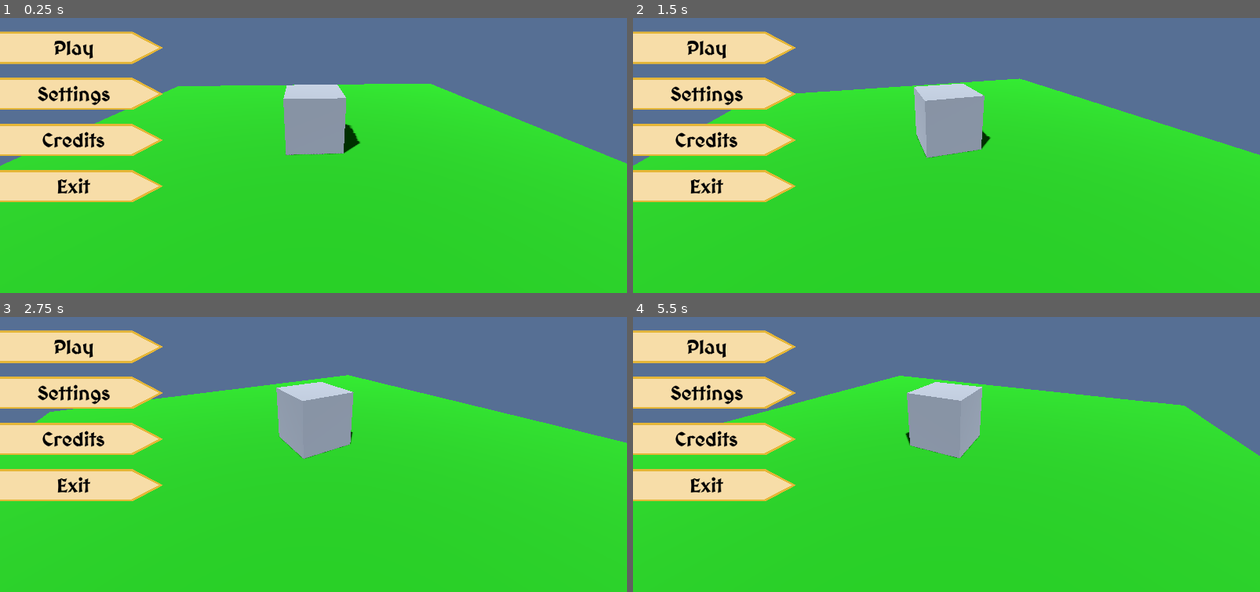
Above: before the commit, frames 1-4 (two rows, left to right).
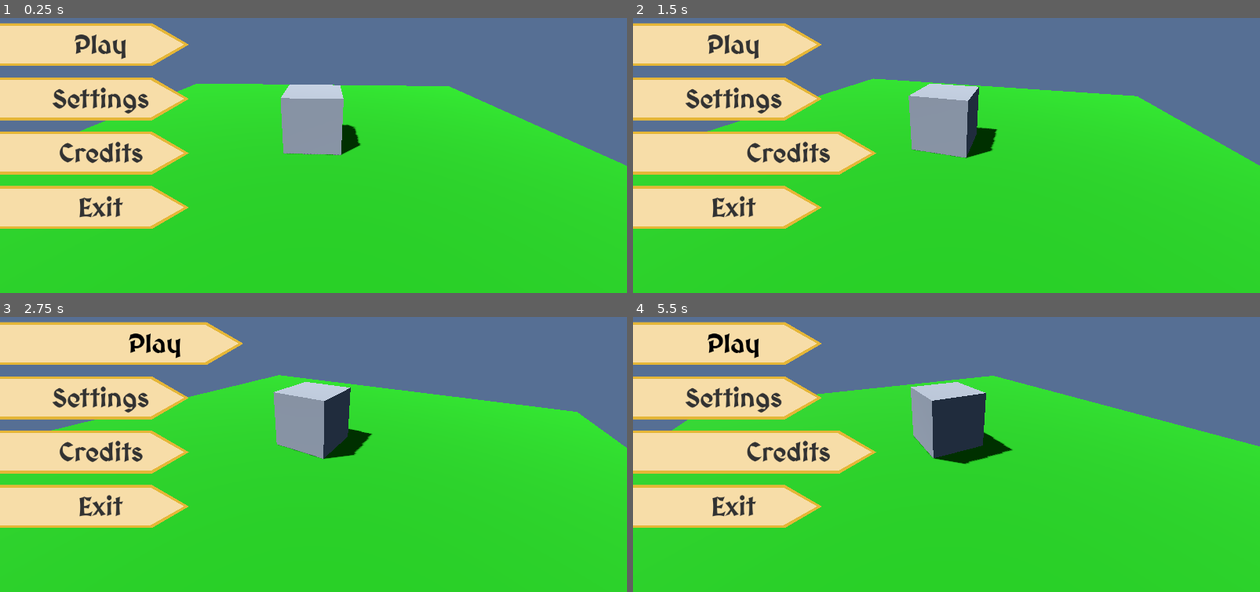
Above: after the commit, the same moments.

Repository: EvelynMoore/UITechArt
Game: Godot game, scene res://MainMenuScene.tscn
Two runs of this game, one before a commit and one after it. Both use one fixed random seed, a clock stepped at 60 frames per second and the inputs below.
Inputs (mouse positions are in pixels of both pictures, inside the frame that each line leads up to):
- Up to frame 1 (0.25 s): no input
- Up to frame 2 (1.5 s): click "Settings" at 0.5 s; click "Credits" at 1.25 s
- Up to frame 3 (2.75 s): click "Play" at 2 s
- Up to frame 4 (5.5 s): click "Play" at 2.75 s; click "Play" at 3.5 s; move the mouse to (1084, 399) at 4.27 s; move the mouse to (821, 432) at 5.02 s

The runs differ from the first frame. In frame 1, 13% of the frame differs, in the area x 0-100%, y 1-77%; in frame 2, 17%; in frame 3, 17%; in frame 4, 18%.
Error before the commit: Parse Error: Could not find type "SceneTreeTween" in the current scope. (res://ButtonMouseOverTween.gd:4)

Commit message:
added tweening to godot buttons
next step is the tweened intro in godot

Diff:
--- a/Godot Project/ui-tech-art/ButtonMouseOverTween.gd
+++ b/Godot Project/ui-tech-art/ButtonMouseOverTween.gd
@@ -1,18 +1,24 @@
 extends Button
 
-@onready var original_position := position
-var tween: SceneTreeTween
+@export var distanceToMove: float = 20.0;
+@export var duration: float = 0.1;
+var original_position: Vector2
+var tween
+
+func _ready():
+	original_position = position
+	print(original_position)
 
 func _on_mouse_entered():
-	if tween: tween.kill()  # Cancel any running tweens
+	if tween: tween.kill()
 	tween = get_tree().create_tween()
-	tween.tween_property(self, "position", original_position + Vector2(10, 0), 0.2)\
+	tween.tween_property(self, "position", original_position + Vector2(distanceToMove, 0), 0.2)\
 		.set_trans(Tween.TRANS_SINE)\
-		.set_ease(Tween.EASE_OUT)
+		.set_ease(Tween.EASE_IN_OUT)
 
 func _on_mouse_exited():
 	if tween: tween.kill()
 	tween = get_tree().create_tween()
-	tween.tween_property(self, "position", original_position, 0.2)\
+	tween.tween_property(self, "position", original_position, duration)\
 		.set_trans(Tween.TRANS_SINE)\
-		.set_ease(Tween.EASE_OUT)
+		.set_ease(Tween.EASE_IN_OUT)
--- a/Godot Project/ui-tech-art/ButtonStyleBox.tres
+++ b/Godot Project/ui-tech-art/ButtonStyleBox.tres
@@ -3,7 +3,7 @@
 [ext_resource type="Texture2D" uid="uid://k1wamaheubt1" path="res://ParchmentSection1.png" id="1_m1aj6"]
 
 [resource]
-content_margin_left = 80.0
-content_margin_top = 8.0
-content_margin_bottom = 8.0
+content_margin_left = 170.0
+content_margin_top = 4.0
+content_margin_bottom = 4.0
 texture = ExtResource("1_m1aj6")
--- a/Godot Project/ui-tech-art/ButtonTheme.tres
+++ b/Godot Project/ui-tech-art/ButtonTheme.tres
@@ -5,13 +5,13 @@
 
 [resource]
 default_font = ExtResource("1_vvmgv")
-default_font_size = 36
-Button/colors/font_color = Color(0, 0, 0, 1)
-Button/colors/font_disabled_color = Color(0, 0, 0, 1)
-Button/colors/font_focus_color = Color(0, 0, 0, 1)
-Button/colors/font_hover_color = Color(0, 0, 0, 1)
-Button/colors/font_hover_pressed_color = Color(0, 0, 0, 1)
-Button/colors/font_pressed_color = Color(0, 0, 0, 1)
+default_font_size = 48
+Button/colors/font_color = Color(0.196078, 0.196078, 0.196078, 1)
+Button/colors/font_disabled_color = Color(0.196078, 0.196078, 0.196078, 1)
+Button/colors/font_focus_color = Color(0.196078, 0.196078, 0.196078, 1)
+Button/colors/font_hover_color = Color(0.196078, 0.196078, 0.196078, 1)
+Button/colors/font_hover_pressed_color = Color(0.196078, 0.196078, 0.196078, 1)
+Button/colors/font_pressed_color = Color(0.196078, 0.196078, 0.196078, 1)
 Button/styles/disabled = ExtResource("1_fucc5")
 Button/styles/disabled_mirrored = ExtResource("1_fucc5")
 Button/styles/focus = ExtResource("1_fucc5")
--- a/Godot Project/ui-tech-art/MainMenuScene.tscn
+++ b/Godot Project/ui-tech-art/MainMenuScene.tscn
@@ -28,7 +28,7 @@
 script = ExtResource("1_o6rx4")
 target = NodePath("../Ground/Castle")
 distance = 8.0
-orbit_speed = 0.2
+orbit_speed = -0.2
 height = 3.0
 
 [node name="Ground" type="MeshInstance3D" parent="."]
--- a/Godot Project/ui-tech-art/MainMenuUI.tscn
+++ b/Godot Project/ui-tech-art/MainMenuUI.tscn
@@ -5,7 +5,7 @@
 [ext_resource type="StyleBox" uid="uid://81ftj2qcyehi" path="res://ButtonStyleBox.tres" id="3_5lhe0"]
 [ext_resource type="Script" uid="uid://dvxdaqy4iygen" path="res://ButtonMouseOverTween.gd" id="4_bqg4p"]
 
-[node name="Menu" type="Control"]
+[node name="MenuRoot" type="Control"]
 layout_mode = 3
 anchors_preset = 15
 anchor_right = 1.0
@@ -13,30 +13,25 @@
 grow_horizontal = 2
 grow_vertical = 2
 
-[node name="VBoxContainer" type="VBoxContainer" parent="."]
-layout_mode = 1
-anchors_preset = 4
-anchor_top = 0.5
-anchor_bottom = 0.5
-offset_left = -111.445
-offset_top = -157.995
-offset_right = 301.555
-offset_bottom = 230.005
-grow_vertical = 2
-theme_override_constants/separation = 25
+[node name="MainMenuButtons" type="Control" parent="."]
+anchors_preset = 0
+offset_right = 40.0
+offset_bottom = 40.0
 
-[node name="Play" type="Button" parent="VBoxContainer"]
+[node name="Play" type="Button" parent="MainMenuButtons"]
 layout_mode = 2
+offset_left = -150.0
+offset_top = 150.0
+offset_right = 350.0
+offset_bottom = 230.0
 theme = ExtResource("1_5lhe0")
 theme_override_colors/font_disabled_color = Color(0, 0, 0, 1)
 theme_override_colors/font_hover_pressed_color = Color(0, 0, 0, 1)
 theme_override_colors/font_hover_color = Color(0, 0, 0, 1)
 theme_override_colors/font_outline_color = Color(0, 0, 0, 1)
-theme_override_colors/font_color = Color(0, 0, 0, 1)
 theme_override_colors/font_focus_color = Color(0, 0, 0, 1)
 theme_override_colors/font_pressed_color = Color(0, 0, 0, 1)
 theme_override_fonts/font = ExtResource("1_k586i")
-theme_override_font_sizes/font_size = 36
 theme_override_styles/focus = ExtResource("3_5lhe0")
 theme_override_styles/disabled_mirrored = ExtResource("3_5lhe0")
 theme_override_styles/disabled = ExtResource("3_5lhe0")
@@ -50,32 +45,54 @@
 theme_override_styles/normal = ExtResource("3_5lhe0")
 text = "Play"
 script = ExtResource("4_bqg4p")
+distanceToMove = 100.0
 
-[node name="Settings" type="Button" parent="VBoxContainer"]
+[node name="Settings" type="Button" parent="MainMenuButtons"]
 layout_mode = 2
+offset_left = -150.0
+offset_top = 250.0
+offset_right = 350.0
+offset_bottom = 330.0
 theme = ExtResource("1_5lhe0")
-theme_override_colors/font_color = Color(0, 0, 0, 1)
 theme_override_fonts/font = ExtResource("1_k586i")
-theme_override_font_sizes/font_size = 36
 theme_override_styles/normal = ExtResource("3_5lhe0")
 text = "Settings
 "
+script = ExtResource("4_bqg4p")
+distanceToMove = 100.0
 
-[node name="Credits" type="Button" parent="VBoxContainer"]
+[node name="Credits" type="Button" parent="MainMenuButtons"]
 layout_mode = 2
+offset_left = -150.0
+offset_top = 350.0
+offset_right = 350.0
+offset_bottom = 430.0
 theme = ExtResource("1_5lhe0")
-theme_override_colors/font_color = Color(0, 0, 0, 1)
 theme_override_fonts/font = ExtResource("1_k586i")
-theme_override_font_sizes/font_size = 36
 theme_override_styles/normal = ExtResource("3_5lhe0")
 text = "Credits"
+script = ExtResource("4_bqg4p")
+distanceToMove = 100.0
 
-[node name="Exit" type="Button" parent="VBoxContainer"]
+[node name="Exit" type="Button" parent="MainMenuButtons"]
 layout_mode = 2
+offset_left = -150.0
+offset_top = 450.0
+offset_right = 350.0
+offset_bottom = 530.0
 theme = ExtResource("1_5lhe0")
-theme_override_colors/font_color = Color(0, 0, 0, 1)
 theme_override_fonts/font = ExtResource("1_k586i")
-theme_override_font_sizes/font_size = 36
 theme_override_styles/normal = ExtResource("3_5lhe0")
 text = "Exit
 "
+script = ExtResource("4_bqg4p")
+distanceToMove = 100.0
+
+[connection signal="mouse_entered" from="MainMenuButtons/Play" to="MainMenuButtons/Play" method="_on_mouse_entered"]
+[connection signal="mouse_exited" from="MainMenuButtons/Play" to="MainMenuButtons/Play" method="_on_mouse_exited"]
+[connection signal="mouse_entered" from="MainMenuButtons/Settings" to="MainMenuButtons/Settings" method="_on_mouse_entered"]
+[connection signal="mouse_exited" from="MainMenuButtons/Settings" to="MainMenuButtons/Settings" method="_on_mouse_exited"]
+[connection signal="mouse_entered" from="MainMenuButtons/Credits" to="MainMenuButtons/Credits" method="_on_mouse_entered"]
+[connection signal="mouse_exited" from="MainMenuButtons/Credits" to="MainMenuButtons/Credits" method="_on_mouse_exited"]
+[connection signal="mouse_entered" from="MainMenuButtons/Exit" to="MainMenuButtons/Exit" method="_on_mouse_entered"]
+[connection signal="mouse_exited" from="MainMenuButtons/Exit" to="MainMenuButtons/Exit" method="_on_mouse_exited"]
Not shown, changed: Assets/Fonts/HorrorScribbles SDF.asset
Not shown, changed: Assets/Fonts/MedievalSharp-Bold SDF.asset
Not shown, changed: Assets/TextMesh Pro/Resources/Fonts & Materials/LiberationSans SDF - Fallback.asset
